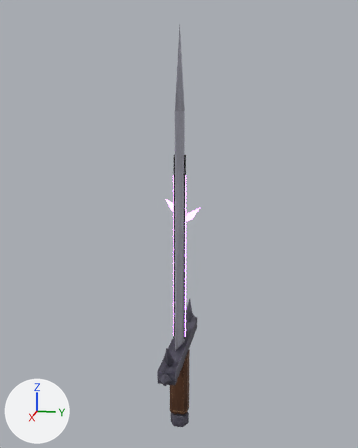
The FBX model cyclops/export/weapons/MidSword.fbx as it was, and as the next commit left it.
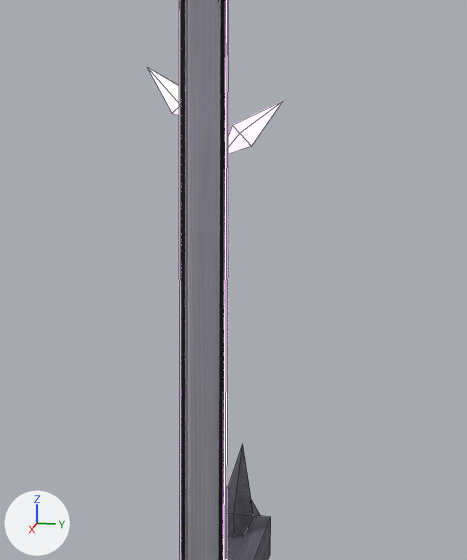
Each version appears first whole from a 50 mm camera at (4.44, 0.88, 2.75) aimed at (-0.04, -0.01, 1.63), and next in a close-up on the part from 35% to 70% of the width and 40% to 73% of the height. Every picture has the same lights, and +X, +Y and +Z are marked at lower left. The last two pictures show the newer version. The close-ups show mesh edges as thin lines.

The first close-up shows 'Blade', 'Glow', 'Guard'.
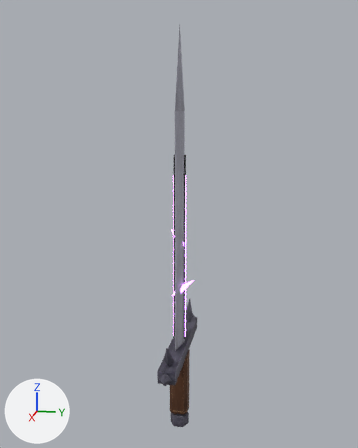
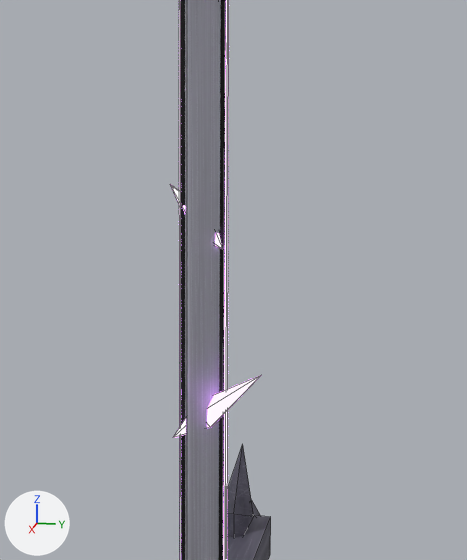
Location of each change, [x1, y1, x2, y2] in pixels of the close-ups (467 x 560 px; the box of a moved part takes in the faces that stretch with it):
'Glow', reshaped
    before: [148, 0, 282, 560]
    after: [170, 0, 261, 560]
part 1 of me_glow, moved or reshaped (mostly hidden afterwards)
    before: [228, 101, 282, 154]
    after: [170, 184, 223, 249]
part 2 of me_glow, moved or reshaped
    before: [148, 68, 179, 115]
    after: [173, 375, 261, 438]

The change, as a list of edits to the scene's bpy script:
```text
Change me_glow:
    used by ob_glow; location = (0.0, 0.0, 0.0)
    remove me_glow.from_pydata(...)  # 34 vertices, 42 faces; spans x -0.16..0.07, y -0.17..0.17, z -0.49..2.1
    add me_glow.from_pydata(...)  # 34 vertices, 42 faces; spans x -0.07..0.1, y -0.09..0.15, z -0.49..2.1
    me_glow part 1: the loose piece of 7 vertices spanning x -0.16..-0.08, y 0.02..0.17, z 1.64..1.77 is turned 134.3 degrees about the z axis through its middle, then moved by (0.13, -0.11, -0.2)
    me_glow part 2
    me_glow.vertices[7].co: (-0.08, -0.07, 1.77) -> (0.02, 0.01, 1.0)
    me_glow.vertices[8].co: (-0.11, -0.05, 1.8) -> (0.06, -0.01, 1.03)
    me_glow.vertices[9].co: (-0.15, -0.06, 1.79) -> (0.1, 0.01, 1.02)
    me_glow.vertices[10].co: (-0.15, -0.09, 1.75) -> (0.09, 0.04, 0.98)  # not seen -> pixel (210, 427)
    me_glow.vertices[11].co: (-0.1, -0.1, 1.74) -> (0.05, 0.03, 0.97)  # pixel (172, 113) -> pixel (213, 424)
    me_glow.vertices[12].co: (-0.11, -0.17, 1.85) -> (0.03, 0.15, 1.11)  # pixel (147, 67) -> pixel (261, 374)
    me_glow.vertices[13].co: (-0.12, -0.02, 1.72) -> (0.08, -0.06, 0.94)  # not seen -> pixel (172, 437)
```
